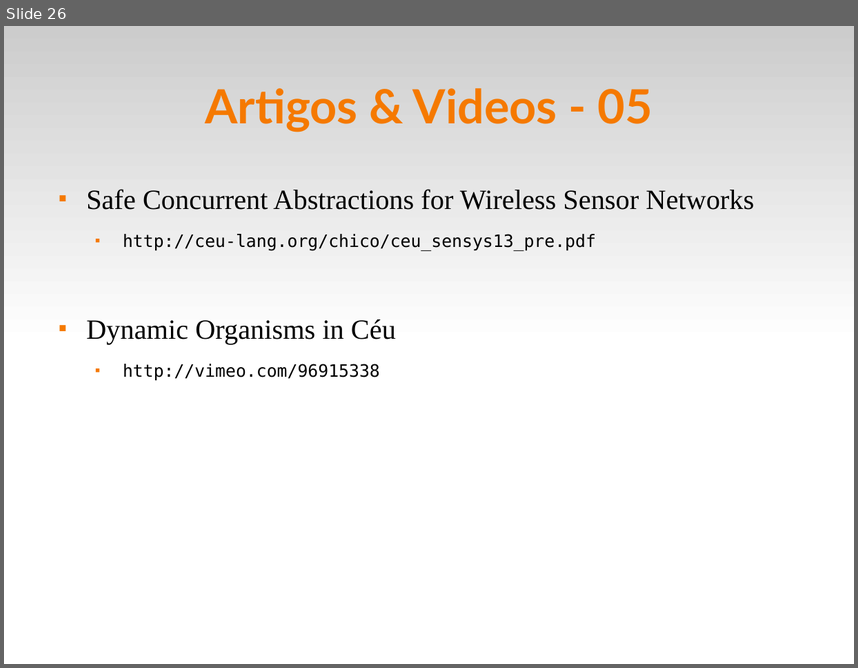
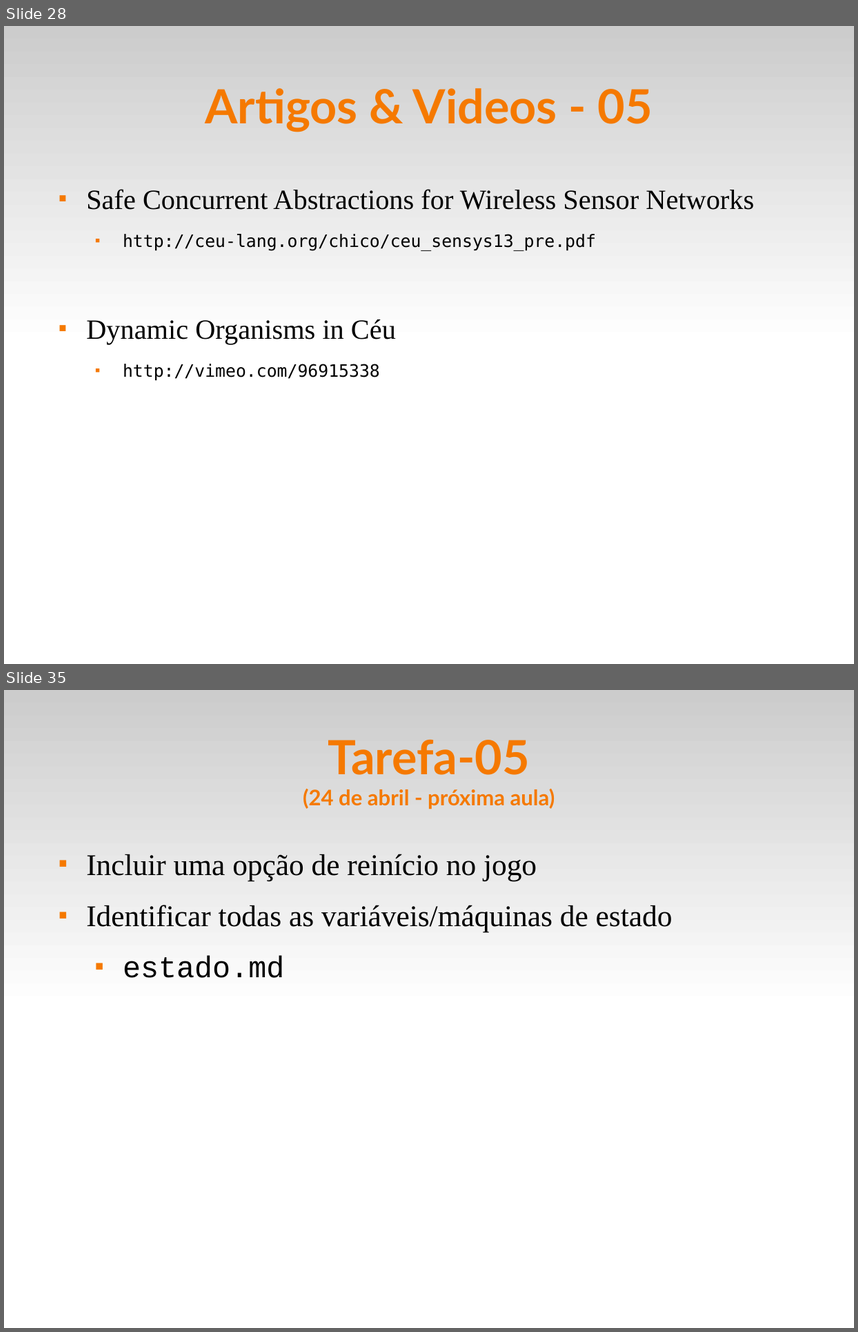
Before and after one commit to fsantanna-uerj/reativos, a slide deck: slides/05_ceu.odp. Shown one above the other, each under a label of ours: slide 26 before the commit, slides 28 and 35 after it; the slides between them are not shown. The pictures are 858x668 and 858x1332 pixels, drawn with LibreOffice and Linux fonts; fonts in the diff are those of the drawing. Boxes give left, top, right and bottom in pixels: in the first picture for what was removed or moved away, otherwise in the second. Text is boxed around its words. In the diff, an @@ line names an element or a change of style, - is before the commit and + after.

```diff
--- a/slides/05_ceu.odp
+++ b/slides/05_ceu.odp
@@ slide 35 added at box(4, 690, 854, 1328), background #FFFFFF; not listed: 1 template element that a slide beside it also shows @@
@@ title added at box(303, 739, 555, 809), 20 pt, text #F57900, bold @@
+Tarefa-05
+(24 de abril - próxima aula)
@@ text added at box(86, 854, 673, 978), 28 pt, text #000000 @@
+■ Incluir uma opção de reinício no jogo
+■ Identificar todas as variáveis/máquinas de estado
+  ■ estado.md
@@ what was slide 26 is now slide 28 @@
```
Also in this commit, not shown: 9 slides changed, 9 other slides added, 7 other files.
